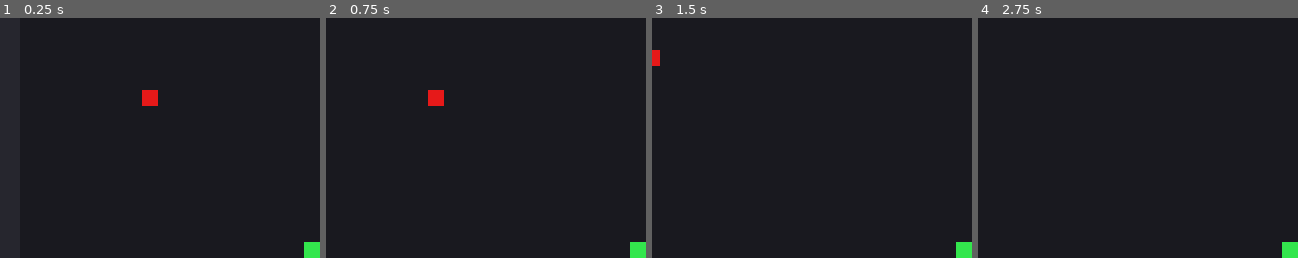
Above: before the commit, frames 1-4 (left to right).
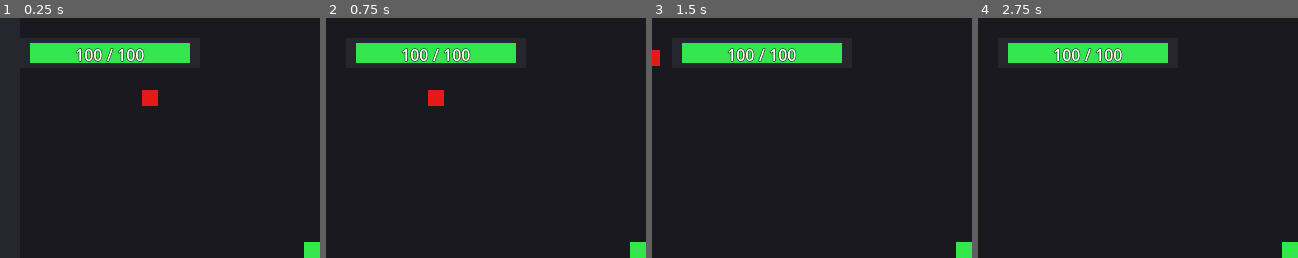
Above: after the commit, the same moments.

Repository: n8Develop/GODMACHINE
Game: Godot game, scene res://scenes/main.tscn
The game is run twice, just before and just after one commit, with the same random seed, the same clock (stepped at 60 frames per second) and the same inputs.
Inputs:
- Up to frame 1 (0.25 s): no input
- Up to frame 2 (0.75 s): tap Enter at 0.5 s; hold D (move_right) from 0.53 s (still down)
- Up to frame 3 (1.5 s): tap Space at 1.25 s; release D (move_right) at 1.28 s; hold S (move_down) from 1.28 s (still down)
- Up to frame 4 (2.75 s): tap Enter at 2 s; release S (move_down) at 2.03 s; hold D (move_right) from 2.03 s (still down)
The pictures show only the part of the screen within x 0-50%, y 0-50%; the shares and areas given below are measured in that part.

The runs differ from the first frame. In frame 1, 4.2% of the frame differs, in the area x 9-60%, y 10-19%; in frame 2, 4.2%; in frame 3, 4.2%; in frame 4, 4.2%.
Error after the commit: Invalid access to property or key 'max_health_changed' on a base object of type 'Node (HealthComponent)'. (res://scripts/ui_health_bar.gd:17)

Commit message:
Cycle 6: display game_over_screen

Diff:
--- a/game/scenes/main.tscn
+++ b/game/scenes/main.tscn
@@ -1,7 +1,9 @@
-[gd_scene load_steps=2 format=3]
+[gd_scene load_steps=4 format=3]
 
 [ext_resource type="PackedScene" path="res://scenes/player.tscn" id="1"]
 [ext_resource type="PackedScene" path="res://scenes/room_start.tscn" id="2"]
+[ext_resource type="PackedScene" path="res://scenes/ui_health_bar.tscn" id="3"]
+[ext_resource type="PackedScene" path="res://scenes/ui_game_over.tscn" id="4"]
 
 [node name="Main" type="Node2D"]
 
@@ -9,3 +11,13 @@
 
 [node name="Player" parent="." instance=ExtResource("1")]
 position = Vector2(320, 400)
+
+[node name="CanvasLayer" type="CanvasLayer" parent="."]
+
+[node name="UIHealthBar" parent="CanvasLayer" instance=ExtResource("3")]
+offset_left = 20.0
+offset_top = 20.0
+offset_right = 200.0
+offset_bottom = 60.0
+
+[node name="UIGameOver" parent="CanvasLayer" instance=ExtResource("4")]
--- /dev/null
+++ b/game/scenes/ui_game_over.tscn
@@ -0,0 +1,64 @@
+[gd_scene load_steps=2 format=3]
+
+[ext_resource type="Script" path="res://scripts/ui_game_over.gd" id="1"]
+
+[node name="UIGameOver" type="Control"]
+process_mode = 3
+layout_mode = 3
+anchors_preset = 15
+anchor_right = 1.0
+anchor_bottom = 1.0
+grow_horizontal = 2
+grow_vertical = 2
+script = ExtResource("1")
+
+[node name="DarkOverlay" type="ColorRect" parent="."]
+layout_mode = 1
+anchors_preset = 15
+anchor_right = 1.0
+anchor_bottom = 1.0
+grow_horizontal = 2
+grow_vertical = 2
+color = Color(0, 0, 0, 0.75)
+
+[node name="Panel" type="PanelContainer" parent="."]
+layout_mode = 1
+anchors_preset = 8
+anchor_left = 0.5
+anchor_top = 0.5
+anchor_right = 0.5
+anchor_bottom = 0.5
+offset_left = -150.0
+offset_top = -100.0
+offset_right = 150.0
+offset_bottom = 100.0
+grow_horizontal = 2
+grow_vertical = 2
+
+[node name="VBoxContainer" type="VBoxContainer" parent="Panel"]
+layout_mode = 2
+
+[node name="TitleLabel" type="Label" parent="Panel/VBoxContainer"]
+layout_mode = 2
+theme_type_variation = &"HeaderLarge"
+text = "SYSTEM FAILURE"
+horizontal_alignment = 1
+
+[node name="Spacer1" type="Control" parent="Panel/VBoxContainer"]
+custom_minimum_size = Vector2(0, 20)
+layout_mode = 2
+
+[node name="MessageLabel" type="Label" parent="Panel/VBoxContainer"]
+layout_mode = 2
+text = "MORTAL COIL SEVERED
+FLESH CONSTRUCT TERMINATED"
+horizontal_alignment = 1
+
+[node name="Spacer2" type="Control" parent="Panel/VBoxContainer"]
+custom_minimum_size = Vector2(0, 30)
+layout_mode = 2
+
+[node name="RetryButton" type="Button" parent="Panel/VBoxContainer"]
+custom_minimum_size = Vector2(200, 40)
+layout_mode = 2
+text = "REBOOT REALITY"
--- /dev/null
+++ b/game/scenes/ui_health_bar.tscn
@@ -0,0 +1,37 @@
+[gd_scene load_steps=2 format=3]
+
+[ext_resource type="Script" path="res://scripts/ui_health_bar.gd" id="1"]
+
+[node name="UIHealthBar" type="Control"]
+layout_mode = 3
+anchors_preset = 0
+offset_right = 180.0
+offset_bottom = 40.0
+script = ExtResource("1")
+
+[node name="Background" type="ColorRect" parent="."]
+layout_mode = 0
+offset_right = 180.0
+offset_bottom = 30.0
+color = Color(0.15, 0.15, 0.18, 1)
+
+[node name="Fill" type="ColorRect" parent="."]
+layout_mode = 0
+offset_left = 10.0
+offset_top = 5.0
+offset_right = 170.0
+offset_bottom = 25.0
+color = Color(0.2, 0.9, 0.3, 1)
+
+[node name="Label" type="Label" parent="."]
+layout_mode = 0
+offset_left = 10.0
+offset_top = 5.0
+offset_right = 170.0
+offset_bottom = 25.0
+theme_override_colors/font_color = Color(1, 1, 1, 1)
+theme_override_colors/font_outline_color = Color(0, 0, 0, 1)
+theme_override_constants/outline_size = 2
+text = "100 / 100"
+horizontal_alignment = 1
+vertical_alignment = 1
--- /dev/null
+++ b/game/scripts/ui_game_over.gd
@@ -0,0 +1,25 @@
+extends Control
+class_name UIGameOver
+
+@onready var retry_button: Button = $Panel/VBoxContainer/RetryButton
+@onready var message_label: Label = $Panel/VBoxContainer/MessageLabel
+
+func _ready() -> void:
+	hide()
+	retry_button.pressed.connect(_on_retry_pressed)
+
+	# Connect to player death
+	var player := get_tree().get_first_node_in_group("player")
+	if player:
+		var health := player.get_node_or_null("HealthComponent") as HealthComponent
+		if health:
+			health.died.connect(_on_player_died)
+
+func _on_player_died() -> void:
+	show()
+	get_tree().paused = true
+	retry_button.grab_focus()
+
+func _on_retry_pressed() -> void:
+	get_tree().paused = false
+	get_tree().reload_current_scene()
--- /dev/null
+++ b/game/scripts/ui_health_bar.gd
@@ -0,0 +1,46 @@
+extends Control
+class_name UIHealthBar
+
+@onready var fill := $Fill
+@onready var label := $Label
+
+var _current_hp: int = 0
+var _max_hp: int = 0
+
+func _ready() -> void:
+	# Find player and connect to their health component
+	var player := get_tree().get_first_node_in_group("player")
+	if player:
+		var health: HealthComponent = player.get_node_or_null("HealthComponent")
+		if health:
+			health.health_changed.connect(_on_health_changed)
+			health.max_health_changed.connect(_on_max_health_changed)
+			# Initialize with current values
+			_current_hp = health.current_health
+			_max_hp = health.max_health
+			_update_display()
+
+func _on_health_changed(new_hp: int) -> void:
+	_current_hp = new_hp
+	_update_display()
+
+func _on_max_health_changed(new_max: int) -> void:
+	_max_hp = new_max
+	_update_display()
+
+func _update_display() -> void:
+	if _max_hp <= 0:
+		return
+
+	var ratio := float(_current_hp) / float(_max_hp)
+	fill.size.x = 160.0 * ratio
+
+	# Color shifts from green to yellow to red
+	if ratio > 0.6:
+		fill.color = Color(0.2, 0.9, 0.3, 1.0)
+	elif ratio > 0.3:
+		fill.color = Color(0.9, 0.9, 0.2, 1.0)
+	else:
+		fill.color = Color(0.9, 0.2, 0.2, 1.0)
+
+	label.text = "%d / %d" % [_current_hp, _max_hp]
Not shown, changed: lore/cycle_log.xml
Not shown, changed: lore/learnings.md
Not shown, changed: lore/world_state.xml
